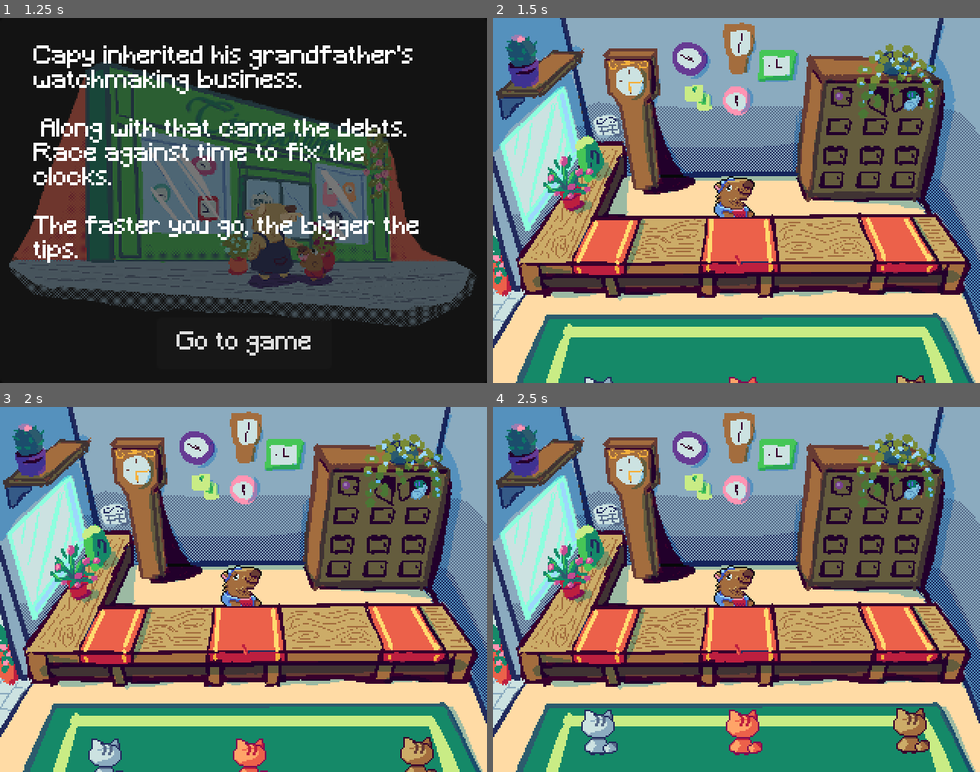
Above: before the commit, frames 1-4 (two rows, left to right).
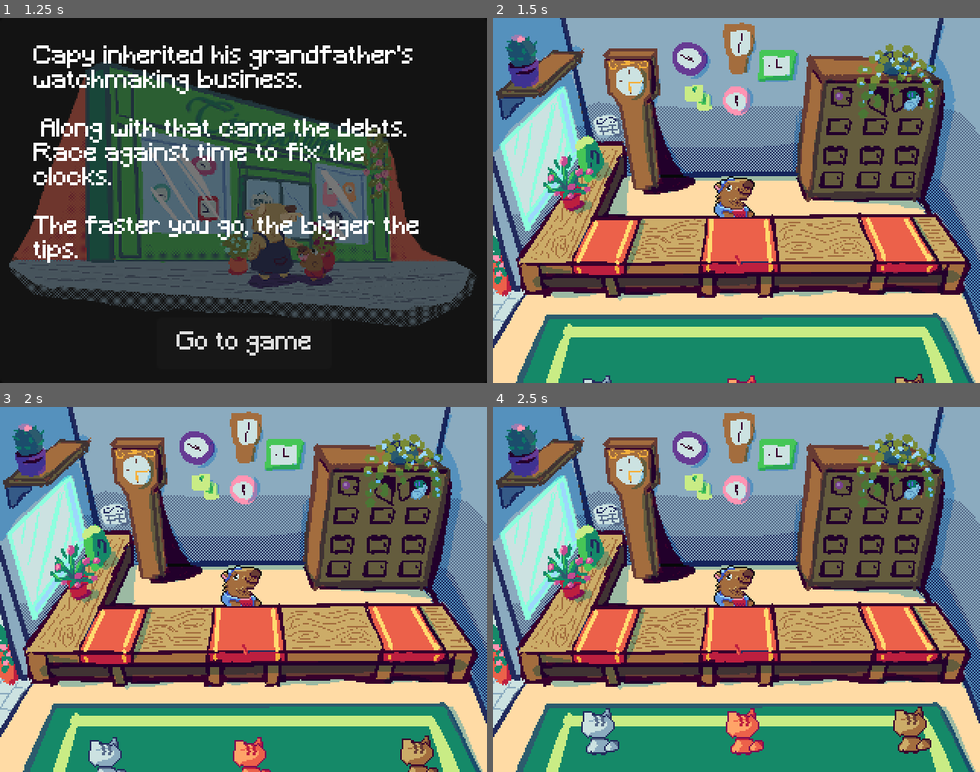
Above: after the commit, the same moments.

Repository: d-nery/capy-timeporium
Game: Godot game, scene res://Scenes/Menu/start_screen.tscn
The game is run twice, just before and just after one commit, with the same random seed, the same clock (stepped at 60 frames per second) and the same inputs.
Inputs (mouse positions are in pixels of both pictures, inside the frame that each line leads up to):
- Up to frame 1 (1.25 s): tap Enter at 0.5 s; move the mouse to (350, 182) at 0.52 s; hold D from 0.53 s (still down); tap F at 0.6 s; click (350, 182) at 0.67 s; tap G at 0.8 s
- Up to frame 2 (1.5 s): release D at 1.25 s; click "Go to game" at 1.25 s
- Up to frame 3 (2 s): no input
- Up to frame 4 (2.5 s): move the mouse to (639, 607) at 2.02 s; hold S from 2.03 s (still down); tap G at 2.1 s; click (639, 607) at 2.17 s; tap F at 2.3 s

Frame 1 is identical in both runs. In frame 2, 0.1% of the frame differs, in the area x 18-89%, y 97-100%; in frame 3, 0.4%; in frame 4, 0.7%, in the area x 18-90%, y 82-96%.

Commit message:
Fix clients rotation and stop timer once puzzle is completed

Diff:
--- a/Scenes/Actors/client.gd
+++ b/Scenes/Actors/client.gd
@@ -1,7 +1,7 @@
 extends AnimatableBody2D
 
 func change_to_front():
-    var frame = $Sprite2D.frame
-    if frame > 4:
-        return
-    $Sprite2D.frame = frame + 4
+	var frame = $Sprite2D.frame
+	if frame > 4:
+		return
+	$Sprite2D.frame = frame + 4
--- a/Scenes/Menu/bottom_bar.gd
+++ b/Scenes/Menu/bottom_bar.gd
@@ -5,12 +5,15 @@
 @onready var coins = $Control/HBoxContainer/HBoxContainer/Value
 
 func _process(_delta):
-    timer_text.text = "%d:%02d" % [floor(timer.time_left / 60), int(timer.time_left) % 60]
-    coins.text = str(RoomState.coins)
+	timer_text.text = "%d:%02d" % [floor(timer.time_left / 60), int(timer.time_left) % 60]
+	coins.text = str(RoomState.coins)
 
-    if (RoomState.coins >= 100):
-        get_tree().change_scene_to_file("res://Scenes/credits.tscn")
+	if (RoomState.coins >= 100):
+		get_tree().change_scene_to_file("res://Scenes/credits.tscn")
 
 
 func start_timer():
-    $Control/HBoxContainer/HBoxContainer2/Timer.start(30)
+	$Control/HBoxContainer/HBoxContainer2/Timer.start(30)
+
+func stop_timer():
+	$Control/HBoxContainer/HBoxContainer2/Timer.set_paused(true)
--- a/Scenes/Menu/start_screen.gd
+++ b/Scenes/Menu/start_screen.gd
@@ -1,5 +1,5 @@
 extends Node2D
 
 func _input(event):
-    if event is InputEventMouseButton or (event is InputEventKey and event.keycode != Key.KEY_META) and event.pressed:
-        get_tree().change_scene_to_file("res://Scenes/Menu/rules.tscn")
+	if event is InputEventMouseButton or (event is InputEventKey and event.keycode != Key.KEY_META) and event.pressed:
+		get_tree().change_scene_to_file("res://Scenes/Menu/rules.tscn")
--- a/Scenes/Puzzles/puzzle.gd
+++ b/Scenes/Puzzles/puzzle.gd
@@ -2,6 +2,7 @@
 extends Node2D
 
 signal puzzle_completed
+signal animation_finished
 
 var pin_scene = preload("res://Scenes/Objects/pin.tscn")
 var gear_scene = preload("res://Scenes/Objects/gear.tscn")
@@ -11,99 +12,103 @@
 
 # Called when the node enters the scene tree for the first time.
 func _ready():
-    if Config.DEBUG:
-        return
+	if Config.DEBUG:
+		return
 
-    var level = randi_range(1, 4)
-    var config = PuzzleConfig.new("res://Scenes/Puzzles/Data/%d.json" % level)
-    for gear in config.gears:
-        create_gear(gear)
+	var level = randi_range(1, 4)
+	var config = PuzzleConfig.new("res://Scenes/Puzzles/Data/%d.json" % level)
+	for gear in config.gears:
+		create_gear(gear)
 
-    for pin in config.pins:
-        create_pin(pin)
+	for pin in config.pins:
+		create_pin(pin)
 
-    for gear in config.target_gears:
-        create_gear(gear, true)
+	for gear in config.target_gears:
+		create_gear(gear, true)
 
-    create_gear(config.start_gear, true, true)
+	create_gear(config.start_gear, true, true)
 
 # Guarantees only one gear is clicked at a time
 var grabbing: Gear = null
 func _input(event):
-    if event is InputEventMouseButton and event.pressed:
-        var params = PhysicsPointQueryParameters2D.new()
-        params.position = get_global_mouse_position()
-        var shapes = get_world_2d().direct_space_state.intersect_point(params)
-        shapes.sort_custom(func (a, b): return b["collider"].get_index() < a["collider"].get_index())
+	if event is InputEventMouseButton and event.pressed:
+		var params = PhysicsPointQueryParameters2D.new()
+		params.position = get_global_mouse_position()
+		var shapes = get_world_2d().direct_space_state.intersect_point(params)
+		shapes.sort_custom(func (a, b): return b["collider"].get_index() < a["collider"].get_index())
 
-        for shape in shapes:
-            if shape["collider"] is Gear:
-                grabbing = shape["collider"]
-                grabbing.handle_click(true)
-                break
+		for shape in shapes:
+			if shape["collider"] is Gear:
+				grabbing = shape["collider"]
+				grabbing.handle_click(true)
+				break
 
-    elif event is InputEventMouseButton:
-        if grabbing != null:
-            grabbing.handle_click(false)
-            grabbing = null
+	elif event is InputEventMouseButton:
+		if grabbing != null:
+			grabbing.handle_click(false)
+			grabbing = null
 
-    if !Config.DEBUG:
-        return
+	if !Config.DEBUG:
+		return
 
-    if event is InputEventKey and event.pressed:
-        var g = PuzzleConfig.GearConfig.new({
-            "label": "R25",
-            "position": [200, 200],
-            "radius": 25,
-        })
+	if event is InputEventKey and event.pressed:
+		var g = PuzzleConfig.GearConfig.new({
+			"label": "R25",
+			"position": [200, 200],
+			"radius": 25,
+		})
 
-        if event.keycode == KEY_A:
-            create_gear(g)
+		if event.keycode == KEY_A:
+			create_gear(g)
 
-        if event.keycode == KEY_S:
-            g.radius = 20
-            create_gear(g)
+		if event.keycode == KEY_S:
+			g.radius = 20
+			create_gear(g)
 
-        if event.keycode == KEY_D:
-            g.radius = 15
-            create_gear(g)
+		if event.keycode == KEY_D:
+			g.radius = 15
+			create_gear(g)
 
-        if event.keycode == KEY_F:
-            g.radius = 10
-            create_gear(g)
+		if event.keycode == KEY_F:
+			g.radius = 10
+			create_gear(g)
 
-        if event.keycode == KEY_G:
-            g.radius = 5
-            create_gear(g)
+		if event.keycode == KEY_G:
+			g.radius = 5
+			create_gear(g)
 
 func create_pin(config: PuzzleConfig.PinConfig):
-    var pin = pin_scene.instantiate()
-    pin.setup(config)
-    pins.append(pin)
-    add_child(pin)
+	var pin = pin_scene.instantiate()
+	pin.setup(config)
+	pins.append(pin)
+	add_child(pin)
 
 
 func create_gear(config: PuzzleConfig.GearConfig, is_static = false, rotating = false):
-    var gear = gear_scene.instantiate()
-    gear.setup(config, is_static)
+	var gear = gear_scene.instantiate()
+	gear.setup(config, is_static)
 
-    gears.append(gear)
-    add_child(gear)
+	gears.append(gear)
+	add_child(gear)
 
-    if rotating:
-        gear.start_rotating()
+	if rotating:
+		gear.start_rotating()
 
 
 func check_victory():
-    if pins.all(func (p: Pin): return p.target_gear == p.gear_type):
-        for gear in gears:
-            gear.remove_outline()
-            gear.start_rotating()
+	if pins.all(func (p: Pin): return p.target_gear == p.gear_type):
+		for gear in gears:
+			gear.remove_outline()
+			gear.start_rotating()
 
-        await get_tree().create_timer(5.0).timeout
-        move_child($Clock2, -1)
-        $Clock2/AnimatedSprite2D.play("Open-clock")
-        await get_tree().create_timer(0.5).timeout
-        $Clock2/AnimatedSprite2D.play("Closed")
-        await get_tree().create_timer(1.0).timeout
-        puzzle_completed.emit()
+		puzzle_completed.emit()
+		print("puzzle completed emitted")
+
+		await get_tree().create_timer(5.0).timeout
+		move_child($Clock2, -1)
+		$Clock2/AnimatedSprite2D.play("Open-clock")
+		await get_tree().create_timer(0.5).timeout
+		$Clock2/AnimatedSprite2D.play("Closed")
+		await get_tree().create_timer(1.0).timeout
+		animation_finished.emit()
+		print("animation_finished emitted")
--- a/Scenes/Room.gd
+++ b/Scenes/Room.gd
@@ -5,54 +5,54 @@
 var moving = false
 
 var capyOffsets = {
-    'left': Vector2(-75, 0),
-    'middle': Vector2(0, 0),
-    'right': Vector2(100, 0)
+	'left': Vector2(-75, 0),
+	'middle': Vector2(0, 0),
+	'right': Vector2(100, 0)
 }
 
 func _ready():
-    $Capy.offset = capyOffsets[RoomState.capy_position]
+	$Capy.offset = capyOffsets[RoomState.capy_position]
 
-    for client in RoomState.clients.values():
-        if client.complete:
-            var node = get_node("Clients/%sClient" % client.position.capitalize())
-            if client.active:
-                moving = true
-                var sprite = node.get_node("Sprite2D")
-                sprite.frame = sprite.frame + 4
-                node.get_node("AnimationPlayer").play("leave")
-            else:
-                node.queue_free()
+	for client in RoomState.clients.values():
+		if client.complete:
+			var node = get_node("Clients/%sClient" % client.position.capitalize())
+			if client.active:
+				moving = true
+				var sprite = node.get_node("Sprite2D")
+				sprite.frame = sprite.frame + 4
+				node.get_node("AnimationPlayer").play("leave")
+			else:
+				node.queue_free()
 
 
 func _on_table_input_event(_viewport, event, _shape_idx, new_position):
-    if !moving and event is InputEventMouseButton and event.pressed:
-        print(RoomState.capy_position, new_position)
-        if RoomState.capy_position == new_position:
-            RoomState.start_puzzle()
-            return
+	if !moving and event is InputEventMouseButton and event.pressed:
+		print(RoomState.capy_position, new_position)
+		if RoomState.capy_position == new_position:
+			RoomState.start_puzzle()
+			return
 
-        moving = true
+		moving = true
 
-        var animation_name = "%s_to_%s" % [RoomState.capy_position, new_position]
-        RoomState.capy_position = new_position
+		var animation_name = "%s_to_%s" % [RoomState.capy_position, new_position]
+		RoomState.capy_position = new_position
 
-        $Capy/CapyAnimationPlayer.play(animation_name)
+		$Capy/CapyAnimationPlayer.play(animation_name)
 
 func _on_capy_animation_player_animation_finished(_anim_name):
-    moving = false
-    RoomState.start_puzzle()
+	moving = false
+	RoomState.start_puzzle()
 
 func _on_table_mouse_entered():
-    Input.set_default_cursor_shape(Input.CURSOR_POINTING_HAND)
+	Input.set_default_cursor_shape(Input.CURSOR_POINTING_HAND)
 
 func _on_table_mouse_exited():
-    Input.set_default_cursor_shape(Input.CURSOR_ARROW)
+	Input.set_default_cursor_shape(Input.CURSOR_ARROW)
 
 func _on_animation_player_animation_finished(_anim_name):
-    moving = false
+	moving = false
 
-    var any_incomplete = RoomState.clients.values().any(func(p): return !p.complete)
+	var any_incomplete = RoomState.clients.values().any(func(p): return !p.complete)
 
-    if !any_incomplete:
-        get_tree().change_scene_to_file("res://Scenes/credits.tscn")
+	if !any_incomplete:
+		get_tree().change_scene_to_file("res://Scenes/credits.tscn")
--- a/Scenes/RoomCinematic.gd
+++ b/Scenes/RoomCinematic.gd
@@ -2,11 +2,11 @@
 
 
 func _ready():
-    $Clients/AnimationPlayer.play("clients_entering")
+	$Clients/AnimationPlayer.play("clients_entering")
 
 
 func _on_animation_player_animation_finished(anim_name):
-    if anim_name == "clients_entering":
-        $Clocks/AnimationPlayer.play("clocks_to_table")
-    elif anim_name == "clocks_to_table":
-        get_tree().change_scene_to_file("res://Scenes/Room.tscn")
+	if anim_name == "clients_entering":
+		$Clocks/AnimationPlayer.play("clocks_to_table")
+	elif anim_name == "clocks_to_table":
+		get_tree().change_scene_to_file("res://Scenes/Room.tscn")
--- a/Scenes/RoomCinematic.tscn
+++ b/Scenes/RoomCinematic.tscn
@@ -149,12 +149,15 @@
 
 [node name="MiddleClient" parent="Clients" instance=ExtResource("4_pj3ck")]
 position = Vector2(164, 16)
+rotation = -0.0872665
 
 [node name="RightClient" parent="Clients" instance=ExtResource("5_ao7it")]
 position = Vector2(274, 15)
+rotation = -0.0872665
 
 [node name="LeftClient" parent="Clients" instance=ExtResource("3_oe7xd")]
 position = Vector2(69, 16)
+rotation = -0.0872665
 
 [node name="AnimationPlayer" type="AnimationPlayer" parent="Clients"]
 libraries = {
--- a/Scenes/Shared/room_state.gd
+++ b/Scenes/Shared/room_state.gd
@@ -2,62 +2,62 @@
 
 
 class ClientState:
-    var active: bool = false
-    var complete: bool = false
-    var position: String
+	var active: bool = false
+	var complete: bool = false
+	var position: String
 
-    func _init(pos: String):
-        self.position = pos
+	func _init(pos: String):
+		self.position = pos
 
 
 var clients = {
-    "left": ClientState.new("left"),
-    "middle": ClientState.new("middle"),
-    "right": ClientState.new("right")
+	"left": ClientState.new("left"),
+	"middle": ClientState.new("middle"),
+	"right": ClientState.new("right")
 }
 
 var capy_position = "middle"
 
 
 func start_puzzle():
-    var state = get_client(capy_position)
-    if state.complete:
-        return
+	var state = get_client(capy_position)
+	if state.complete:
+		return
 
-    for client in clients.values():
-        client.active = false
+	for client in clients.values():
+		client.active = false
 
-    state.active = true
-    get_tree().change_scene_to_file("res://Scenes/table.tscn")
+	state.active = true
+	get_tree().change_scene_to_file("res://Scenes/table.tscn")
 
 
 func complete_puzzle():
-    get_client(capy_position).complete = true
+	get_client(capy_position).complete = true
 
 
 func get_client(position: String):
-    for client in clients.values():
-        if client.position == position:
-            return client
+	for client in clients.values():
+		if client.position == position:
+			return client
 
 
 func restart():
-    clients = {
-        "left": ClientState.new("left"),
-        "middle": ClientState.new("middle"),
-        "right": ClientState.new("right")
-    }
-    capy_position = "middle"
+	clients = {
+		"left": ClientState.new("left"),
+		"middle": ClientState.new("middle"),
+		"right": ClientState.new("right")
+	}
+	capy_position = "middle"
 
 
 var coins: int = 0:
-    get:
-        return coins
-    set(value):
-        coins += value
+	get:
+		return coins
+	set(value):
+		coins += value
 
 var day: int = 1:
-    get:
-        return day
-    set(value):
-        day += value
+	get:
+		return day
+	set(value):
+		day += value
--- a/Scenes/credits.gd
+++ b/Scenes/credits.gd
@@ -1,15 +1,15 @@
 extends Node2D
 
 func _ready():
-    $AnimationPlayer.play("credits")
+	$AnimationPlayer.play("credits")
 
 func _input(event):
-    if event.is_action_pressed("ui_cancel"):
-        RoomState.restart()
-        get_tree().change_scene_to_file("res://Scenes/Menu/start_screen.tscn")
+	if event.is_action_pressed("ui_cancel"):
+		RoomState.restart()
+		get_tree().change_scene_to_file("res://Scenes/Menu/start_screen.tscn")
 
 
 
 func _on_animation_player_animation_finished(anim_name):
-    if anim_name == "credits":
-        get_tree().change_scene_to_file("res://Scenes/Menu/start_screen.tscn")
+	if anim_name == "credits":
+		get_tree().change_scene_to_file("res://Scenes/Menu/start_screen.tscn")
--- a/Scenes/table.gd
+++ b/Scenes/table.gd
@@ -3,20 +3,22 @@
 @onready var bottom_bar = $BottomBar
 
 func _ready():
-    bottom_bar.start_timer()
+	bottom_bar.start_timer()
 
 
 func _on_game_finished():
-    if (bottom_bar.timer.time_left >= 20):
-        RoomState.coins = 15
-    elif(bottom_bar.timer.time_left >= 10):
-        RoomState.coins = 10
-    else:
-        RoomState.coins = 5
+	if (bottom_bar.timer.time_left >= 20):
+		RoomState.coins = 15
+	elif(bottom_bar.timer.time_left >= 10):
+		RoomState.coins = 10
+	else:
+		RoomState.coins = 5
 
-    RoomState.complete_puzzle()
-    get_tree().change_scene_to_file("res://Scenes/Room.tscn")
+	RoomState.complete_puzzle()
+	bottom_bar.stop_timer()
 
+func _on_animation_finished():
+	get_tree().change_scene_to_file("res://Scenes/Room.tscn")
 
 func _on_button_2_pressed():
-    get_tree().change_scene_to_file("res://Scenes/Room.tscn")
+	get_tree().change_scene_to_file("res://Scenes/Room.tscn")
--- a/Scenes/table.tscn
+++ b/Scenes/table.tscn
@@ -30,5 +30,6 @@
 
 [node name="BottomBar" parent="." instance=ExtResource("3_1eslt")]
 
+[connection signal="animation_finished" from="puzzle_one" to="." method="_on_animation_finished"]
 [connection signal="puzzle_completed" from="puzzle_one" to="." method="_on_game_finished"]
 [connection signal="pressed" from="BackButton" to="." method="_on_button_2_pressed"]
Not shown: 1 places in Scenes/table.tscn that only renumber resources
